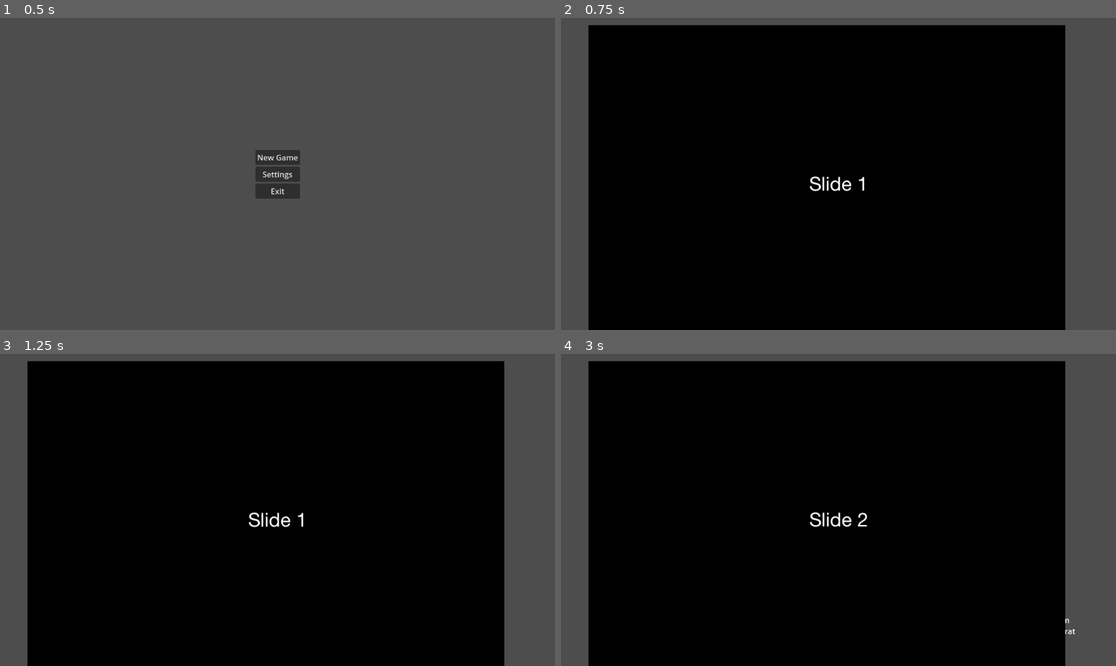
Above: before the commit, frames 1-4 (two rows, left to right).
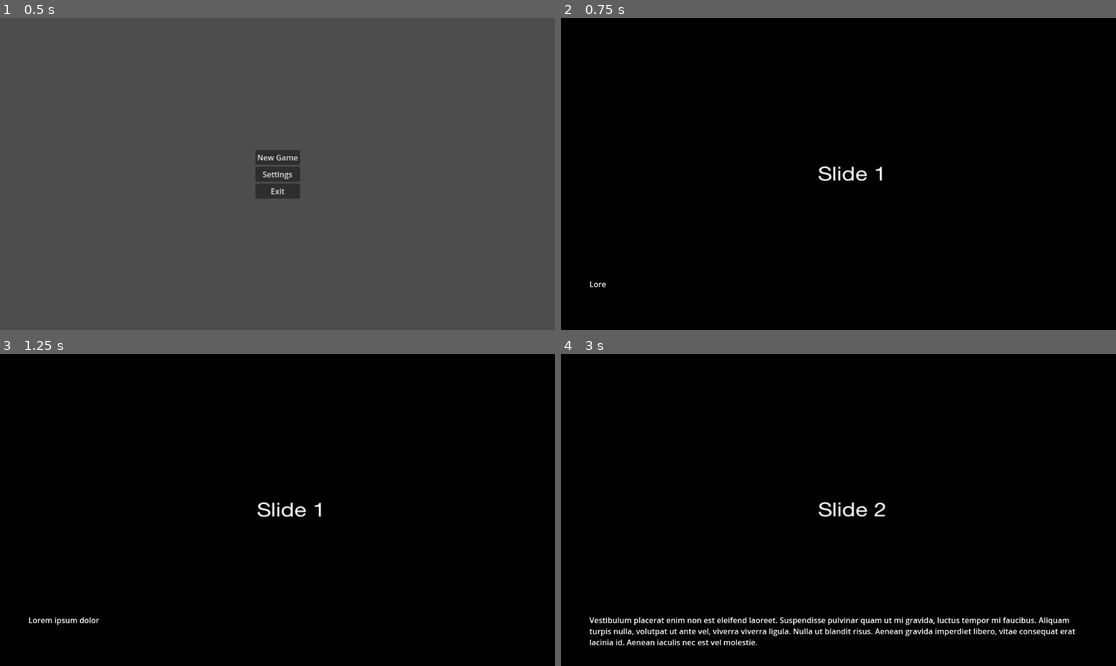
Above: after the commit, the same moments.

Repository: LorenzoFerri/GameJam2024
Game: Godot game, scene res://main_menu.tscn
Two runs of this game, one before a commit and one after it. Both use one fixed random seed, a clock stepped at 60 frames per second and the inputs below.
Inputs (mouse positions are in pixels of both pictures, inside the frame that each line leads up to):
- Up to frame 1 (0.5 s): no input
- Up to frame 2 (0.75 s): click "New Game" at 0.5 s
- Up to frame 3 (1.25 s): no input
- Up to frame 4 (3 s): tap Enter (next) at 1.25, 2.75, 2.85 s; move the mouse to (960, 494) at 1.27 s; hold D (move_right) 1.28-2.03 s; click (960, 494) at 1.35 s; tap Space at 2 s; move the mouse to (727, 525) at 2.02 s; hold S (move_down) 2.03-2.78 s; tap Shift (dash) at 2.1 s; move the mouse to (894, 441) at 2.77 s; hold D (move_right) from 2.78 s (still down)

Frame 1 is identical in both runs. In frame 2, 17% of the frame differs, in the area x 0-100%, y 0-100%; in frame 3, 17%; in frame 4, 19%.

Commit message:
#4 Make slides full screen

Diff:
--- a/story/intro.tscn
+++ b/story/intro.tscn
@@ -10,6 +10,14 @@
 grow_horizontal = 2
 grow_vertical = 2
 script = ExtResource("1_n4ef6")
+
+[node name="SlideImage" type="TextureRect" parent="."]
+layout_mode = 1
+anchors_preset = 15
+anchor_right = 1.0
+anchor_bottom = 1.0
+grow_horizontal = 2
+grow_vertical = 2
 
 [node name="NarrationText" type="RichTextLabel" parent="."]
 layout_mode = 1
@@ -24,6 +32,3 @@
 grow_horizontal = 2
 grow_vertical = 0
 text = "Placeholder"
-
-[node name="SlideImage" type="Sprite2D" parent="."]
-position = Vector2(552, 345)
